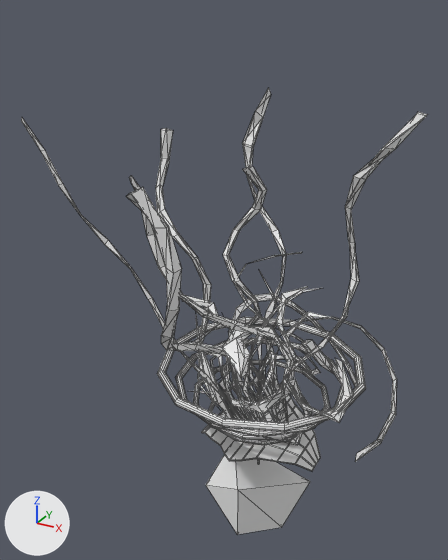
One commit to the OBJ model Assets/Models/Shoulder/epaule_0008.obj: the scene before it, then after it.
Camera for both pictures: a camera (50 mm lens) standing at (0.63, -1.363, 1.122) and looking at (-0.147, 0.049, 0.416). The lights are fixed; the arrows at lower left show +X, +Y and +Z. Mesh edges are drawn as thin lines. Where no turn or scale is listed for an object, it has been applied to the vertices. Vertices at the same position are counted once.

The older version as bpy lines, for what is in view:
```python
me_epaule_0008 = bpy.data.meshes.new('epaule_0008')
me_epaule_0008.from_pydata(...)  # 1397 vertices, 1996 faces; spans x -0.574..0.363, y -0.373..0.467, z -0.353..0.919
ob_epaule_0008 = bpy.data.objects.new('epaule_0008', me_epaule_0008)
ob_epaule_0008.location = (0.0, 0.0, 0.0)
```
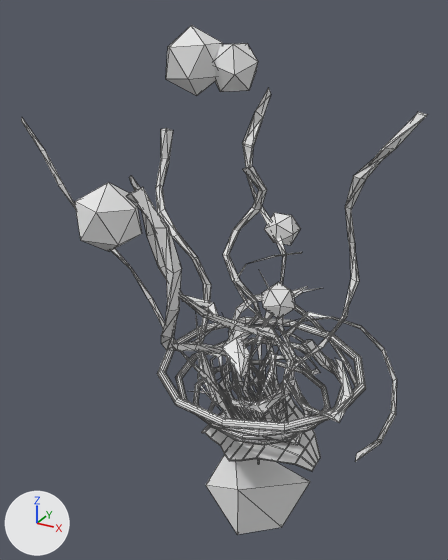
Location of each change, [x1, y1, x2, y2] in pixels of the pictures (448 x 560 px):
'epaule_0008', reshaped (14% taller): before [21, 87, 428, 534]; after [21, 25, 428, 534]
part 1 of me_epaule_0008, added: after [264, 213, 300, 245]
part 2 of me_epaule_0008, added: after [262, 282, 295, 319]
part 3 of me_epaule_0008, added: after [166, 25, 223, 96]
part 4 of me_epaule_0008, added: after [75, 182, 142, 252]
part 5 of me_epaule_0008, added: after [214, 43, 258, 92]

What changed in the scene script:
```text
Change me_epaule_0008:
    where me_epaule_0008.from_pydata(...)  # 1397 vertices, 1996 faces; spans x -0.574..0.363, y -0.373..0.467, z -0.353..0.919
    used by ob_epaule_0008; location = (0.0, 0.0, 0.0)
    me_epaule_0008 part 1: a new loose piece, an icosphere of 20 faces spanning x -0.152..-0.054, y 0.301..0.399, z 0.435..0.534
    me_epaule_0008 part 2: a new loose piece, an icosphere of 20 faces spanning x -0.005..0.092, y -0.043..0.042, z 0.376..0.457
    me_epaule_0008 part 3: a new loose piece, an icosphere of 20 faces spanning x -0.236..-0.092, y -0.129..0.003, z 0.931..1.085
    me_epaule_0008 part 4: a new loose piece, an icosphere of 20 faces spanning x -0.338..-0.181, y -0.366..-0.222, z 0.595..0.764
    me_epaule_0008 part 5: a new loose piece, an icosphere of 20 faces spanning x -0.142..-0.018, y -0.081..0.028, z 0.943..1.046
```
